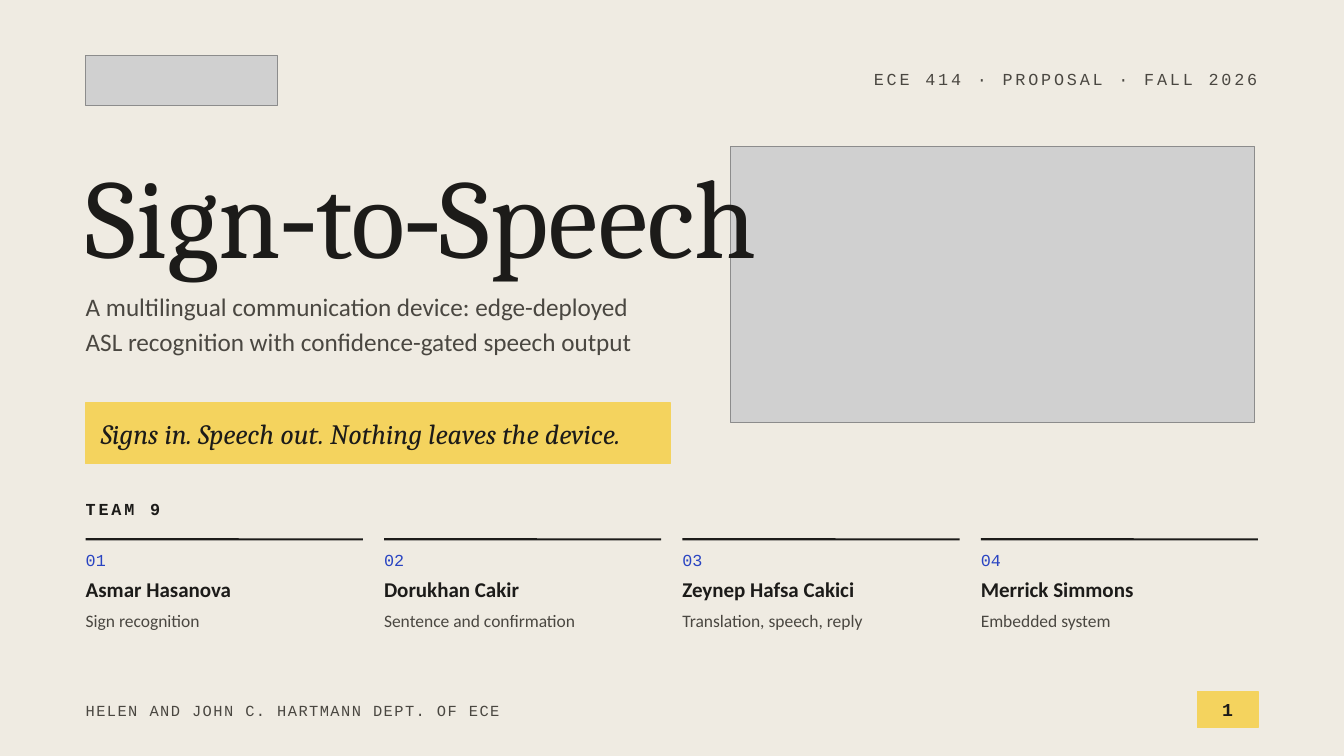
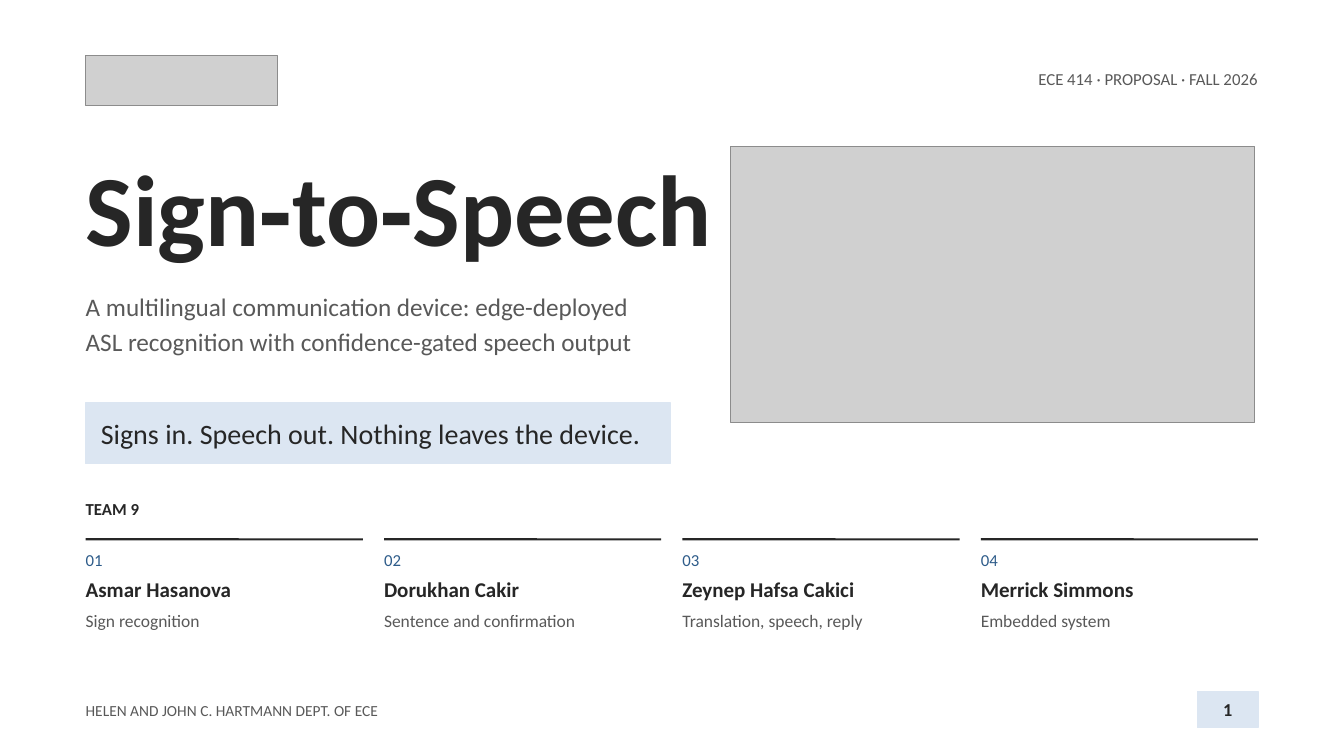
Before and after one commit to anxious956/Multilingual-Sign-to-Speech-Communication-Device, a slide deck: slide 1 of docs/presentation/Team9_Proposal_Presentation.pptx. Drawn at 1344x756 pixels with LibreOffice and Linux fonts; fonts in the diff are those of the drawing; grey boxes stand for pictures. Boxes give left, top, right and bottom in pixels: in the first picture for what was removed or moved away, otherwise in the second. Text is boxed around its words. In the diff, an @@ line names an element or a change of style, - is before the commit and + after.

```diff
--- a/docs/presentation/Team9_Proposal_Presentation.pptx
+++ b/docs/presentation/Team9_Proposal_Presentation.pptx
@@ background #EFEBE2 to #FFFFFF @@
@@ text "ECE 414 · PROPOSAL · ..." at <box>1038,73,1257,85</box>: font Courier New to Calibri, text colour #4A4741 to #595959, letter spacing 2 to 0 pt @@
@@ text "Sign‑to‑Speech" at <box>86,175,712,263</box>: size 80 to 72 pt, font Cambria to Calibri, text colour #1C1B19 to #262626, bold on @@
@@ rectangle at <box>86,403,670,464</box>: fill #F4D35E to #DCE6F2; outline #F4D35E 1 pt to #DCE6F2 1 pt @@
@@ text "Signs in. Speech out. Nothing ..." at <box>101,424,639,449</box>: font Cambria to Calibri, text colour #1C1B19 to #262626, italic off @@
@@ text "TEAM 9" at <box>86,504,139,515</box>: font Courier New to Calibri, text colour #1C1B19 to #262626, letter spacing 2 to 0 pt @@
@@ line (86, 539) - (363, 539): stroke #1C1B19 1.5 pt to #262626 1.5 pt @@
@@ line (384, 539) - (661, 539): stroke #1C1B19 1.5 pt to #262626 1.5 pt @@
@@ line (683, 539) - (960, 539): stroke #1C1B19 1.5 pt to #262626 1.5 pt @@
@@ line (981, 539) - (1258, 539): stroke #1C1B19 1.5 pt to #262626 1.5 pt @@
@@ font Courier New to Calibri, text colour #2944C2 to #2E5C8A in 4 elements at <box>86,555,103,566</box>, <box>384,555,401,566</box>, <box>682,555,699,566</box>, <box>981,555,998,566</box> @@
@@ text colour #1C1B19 to #262626 in 4 elements at <box>86,583,231,597</box>, <box>384,582,519,597</box>, <box>682,582,855,601</box>, <box>981,582,1133,597</box> @@
@@ text colour #4A4741 to #595959 in 5 elements at <box>86,298,631,356</box>, <box>86,615,200,630</box>, <box>384,615,575,627</box>, <box>682,615,863,630</box>, <box>981,615,1110,630</box> @@
@@ text "HELEN AND JOHN C. HARTMANN ..." at <box>86,706,378,716</box>: font Courier New to Calibri, text colour #4A4741 to #595959, letter spacing 1 to 0 pt @@
@@ page number at <box>1223,704,1232,716</box>: font Courier New to Calibri, text colour #1C1B19 to #262626 @@
@@ rectangle at <box>1198,692,1258,728</box>: fill #F4D35E to #DCE6F2; outline #F4D35E 1 pt to #DCE6F2 1 pt @@
```
Also in this commit, not shown: 7 other slides changed, 1 other file.
